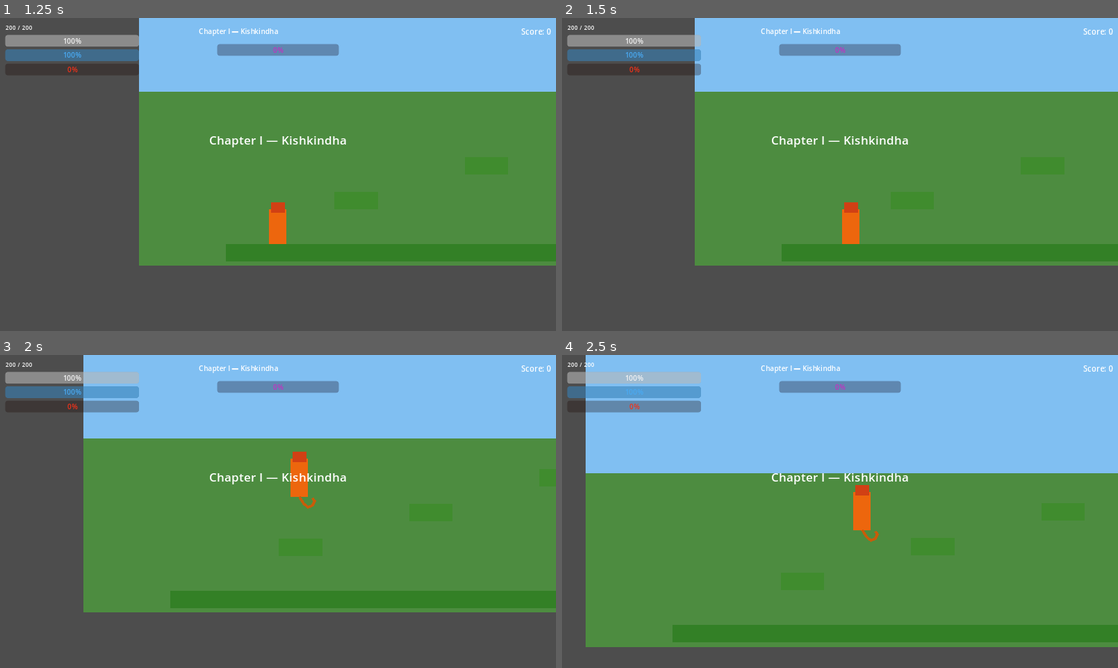
Above: before the commit, frames 1-4 (two rows, left to right).
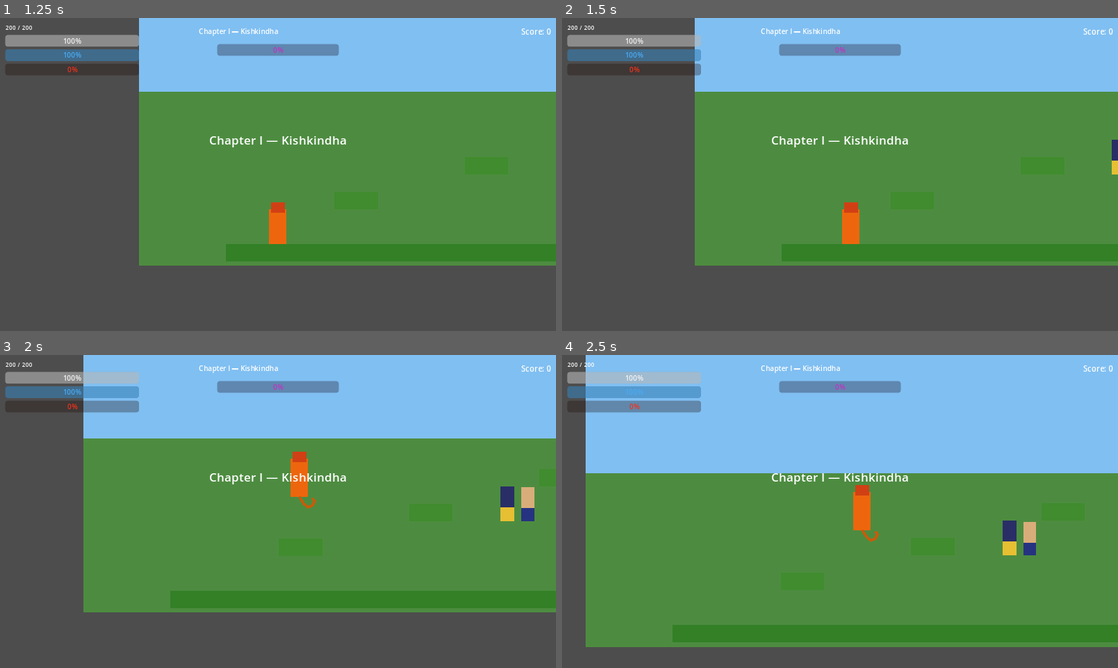
Above: after the commit, the same moments.

Repository: sushritha22496-lang/MediShift
Game: Godot game, scene res://scenes/main_menu.tscn
Two runs of this game, one before a commit and one after it. Both use one fixed random seed, a clock stepped at 60 frames per second and the inputs below.
Inputs:
- Up to frame 1 (1.25 s): click "New Game" at 0.5 s
- Up to frame 2 (1.5 s): tap Enter at 1.25 s; hold D (move_right) from 1.28 s (still down); tap 2 (anima) at 1.35 s
- Up to frame 3 (2 s): keep holding D (move_right); tap Space (jump) at 1.52 s
- Up to frame 4 (2.5 s): keep holding D (move_right); tap Ctrl (attack) at 2.1 s; tap Space (jump) at 2.27 s

Frame 1 is identical in both runs. In frame 2, 0.1% of the frame differs, in the area x 98-100%, y 38-50%; in frame 3, 0.5%, in the area x 90-97%, y 42-54%; in frame 4, 0.5%.

Commit message:
Add visible Rama, Lakshmana, and Sita character sprites
They previously existed only as dialogue text with no presence in the
world. Colors follow research: Rama in dark blue-black (Nilameghashyama)
with a golden/yellow dhoti (pitambar), Lakshmana in a dark blue dhoti,
Sita in a green bodice and dark red skirt per traditional depictions.

Diff:
--- a/scenes/chapters/ch1_kishkindha.tscn
+++ b/scenes/chapters/ch1_kishkindha.tscn
@@ -93,6 +93,37 @@
 [node name="RamaMeetingShape" type="CollisionShape2D" parent="Triggers/RamaMeeting"]
 shape = SubResource("2")
 
+[node name="RamaLakshmana" type="Node2D" parent="."]
+position = Vector2(800, 420)
+
+[node name="RamaBody" type="ColorRect" parent="RamaLakshmana"]
+offset_left = -40.0
+offset_top = -60.0
+offset_right = -8.0
+offset_bottom = 20.0
+color = Color(0.16, 0.18, 0.4, 1)
+
+[node name="RamaDhoti" type="ColorRect" parent="RamaLakshmana"]
+offset_left = -40.0
+offset_top = -12.0
+offset_right = -8.0
+offset_bottom = 20.0
+color = Color(0.9, 0.75, 0.2, 1)
+
+[node name="LakshmanaBody" type="ColorRect" parent="RamaLakshmana"]
+offset_left = 8.0
+offset_top = -58.0
+offset_right = 38.0
+offset_bottom = 20.0
+color = Color(0.85, 0.68, 0.48, 1)
+
+[node name="LakshmanaDhoti" type="ColorRect" parent="RamaLakshmana"]
+offset_left = 8.0
+offset_top = -10.0
+offset_right = 38.0
+offset_bottom = 20.0
+color = Color(0.15, 0.2, 0.5, 1)
+
 [node name="SalaTrees" type="Node2D" parent="."]
 
 [node name="TaskMarkers" type="Node2D" parent="."]
--- a/scenes/chapters/ch3_lanka_stealth.tscn
+++ b/scenes/chapters/ch3_lanka_stealth.tscn
@@ -130,6 +130,30 @@
 amount = 20
 lifetime = 0.5
 
+[node name="Sita" type="Node2D" parent="."]
+position = Vector2(2400, 500)
+
+[node name="SitaSkin" type="ColorRect" parent="Sita"]
+offset_left = -14.0
+offset_top = -66.0
+offset_right = 14.0
+offset_bottom = -30.0
+color = Color(0.9, 0.75, 0.55, 1)
+
+[node name="SitaBodice" type="ColorRect" parent="Sita"]
+offset_left = -16.0
+offset_top = -32.0
+offset_right = 16.0
+offset_bottom = -8.0
+color = Color(0.15, 0.45, 0.25, 1)
+
+[node name="SitaSkirt" type="ColorRect" parent="Sita"]
+offset_left = -18.0
+offset_top = -8.0
+offset_right = 18.0
+offset_bottom = 30.0
+color = Color(0.55, 0.1, 0.1, 1)
+
 [node name="AshokaTrees" type="Node2D" parent="."]
 
 [node name="Tree1" type="Node2D" parent="AshokaTrees"]
--- a/scenes/chapters/ch5_war_prep.tscn
+++ b/scenes/chapters/ch5_war_prep.tscn
@@ -51,6 +51,22 @@
 [node name="Rama" type="Marker2D" parent="Markers"]
 position = Vector2(600, 500)
 
+[node name="RamaVis" type="Node2D" parent="Markers/Rama"]
+
+[node name="RamaBody" type="ColorRect" parent="Markers/Rama/RamaVis"]
+offset_left = -16.0
+offset_top = -60.0
+offset_right = 16.0
+offset_bottom = 20.0
+color = Color(0.16, 0.18, 0.4, 1)
+
+[node name="RamaDhoti" type="ColorRect" parent="Markers/Rama/RamaVis"]
+offset_left = -16.0
+offset_top = -12.0
+offset_right = 16.0
+offset_bottom = 20.0
+color = Color(0.9, 0.75, 0.2, 1)
+
 [node name="SetuZone" type="Node2D" parent="."]
 position = Vector2(1500, 400)
 
Not shown, changed: docs/index.html
Not shown, changed: docs/index.pck
Not shown, changed: docs/index.service.worker.js
